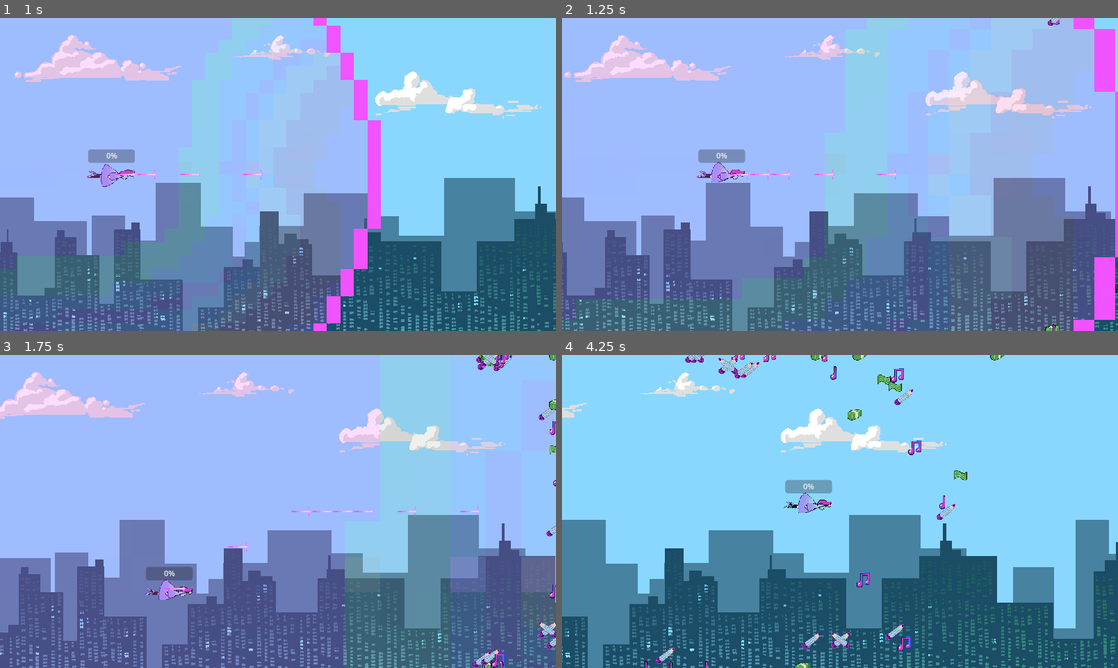
Above: before the commit, frames 1-4 (two rows, left to right).
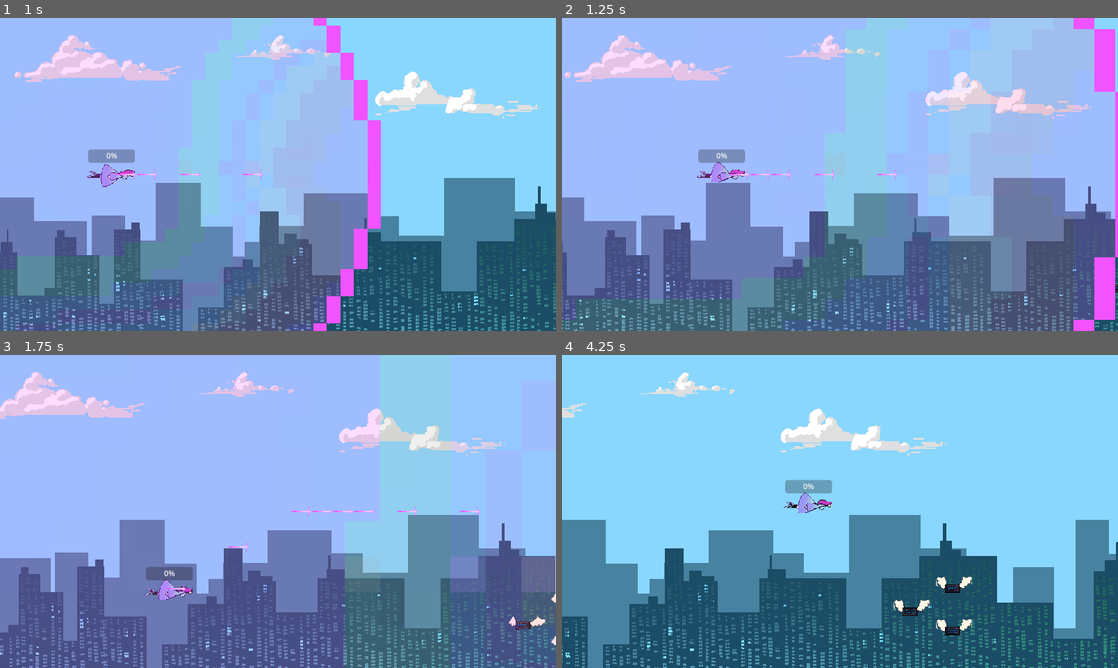
Above: after the commit, the same moments.

Repository: clenneabig/AI-KILL
Game: Godot game, scene res://Levels/level_1.tscn
Two runs of this game, one before a commit and one after it. Both use one fixed random seed, a clock stepped at 60 frames per second and the inputs below. The engine's default icon, where the game draws it, is replaced by a stand-in: a white triangle on a blue panel in a dark square.
Inputs (mouse positions are in pixels of both pictures, inside the frame that each line leads up to):
- Up to frame 1 (1 s): move the mouse to (400, 158) at 0.52 s; hold D (move_right) from 0.53 s (still down); hold E (bomb) from 0.53 s (still down)
- Up to frame 2 (1.25 s): keep holding D (move_right); keep holding E (bomb)
- Up to frame 3 (1.75 s): move the mouse to (166, 527) at 1.27 s; release D (move_right) at 1.28 s; release E (bomb) at 1.28 s; hold S (move_down) from 1.28 s (still down); click (166, 527) at 1.35 s
- Up to frame 4 (4.25 s): move the mouse to (895, 442) at 2.02 s; release S (move_down) at 2.03 s; hold D (move_right) 2.03-2.78 s; tap Q (toggle_bullets) at 2.1 s; move the mouse to (812, 574) at 2.77 s; hold W (move_up) 2.78-3.53 s; tap E (bomb) at 2.85 s; move the mouse to (1006, 558) at 3.52 s; press the mouse at (1006, 558) at 3.53 s; hold A (move_left) from 3.53 s (still down)

Frame 1 is identical in both runs. In frame 2, less than 0.1% of the frame differs, in the area x 86-90%, y 0-100%; in frame 3, 1.0%; in frame 4, 2.1%, in the area x 14-80%, y 0-100%.

Commit message:
enemy hitbox fix

Diff:
--- a/Levels/Enemies_1.gd
+++ b/Levels/Enemies_1.gd
@@ -39,6 +39,7 @@
 				if(group1.progress_ratio >= 0.45 && p == false):
 					paused = true
 					for enemy in group1.get_children():
+						enemy.sb.disabled = false
 						enemy.emit._startShootin()
 					var t =Timer.new()
 					t.wait_time = 3.0
@@ -58,6 +59,7 @@
 				if(group2.progress_ratio >= 0.45 && p == false):
 					paused = true
 					for enemy in group2.get_children():
+						enemy.sb.disabled = false
 						enemy.emit._startShootin()
 					var t =Timer.new()
 					t.wait_time = 3.0
@@ -72,6 +74,8 @@
 		Groups.Group3:
 			var childrenNo = group3.get_child_count()
 			for path in group3.get_children():
+				for enemy in path.get_child(0).get_children():
+					enemy.sb.disabled = false
 				path.get_child(0).progress += g_move_speed*2 * delta
 				if(path.get_child(0).progress_ratio >= 1.0):
 					childrenNo-=1
@@ -80,6 +84,8 @@
 		Groups.Group4:
 			var childrenNo = group4.get_child_count()
 			for path in group4.get_children():
+				for enemy in path.get_child(0).get_children():
+					enemy.sb.disabled = false
 				path.get_child(0).progress += g_move_speed*1.5 * delta
 				if(path.get_child(0).get_child_count() <= 0):
 					childrenNo-=1
@@ -101,6 +107,8 @@
 		Groups.Group5:
 			var childrenNo = group5.get_child_count()
 			for path in group5.get_children():
+				for enemy in path.get_child(0).get_children():
+					enemy.sb.disabled = false
 				path.get_child(0).progress += g_move_speed*2 * delta
 				if(path.get_child(0).get_child_count() <= 0):
 					childrenNo-=1
@@ -109,6 +117,8 @@
 		Groups.Group6:
 			var childrenNo = group6.get_child_count()
 			for path in group6.get_children():
+				for enemy in path.get_child(0).get_children():
+					enemy.sb.disabled = false
 				path.get_child(0).progress += g_move_speed*2 * delta
 				if(path.get_child(0).get_child_count() <= 0):
 					childrenNo-=1
--- a/enemy.gd
+++ b/enemy.gd
@@ -1,12 +1,13 @@
 extends Area2D
 
 @onready var emit = $Emit
+@onready var sb = $SpriteBox
 @export var health = 3
 
 # Called when the node enters the scene tree for the first time.
 func _ready():
 	$AnimatedSprite2D.play()
-
+	sb.disabled = true
 
 # Called every frame. 'delta' is the elapsed time since the previous frame.
 func _process(delta):
